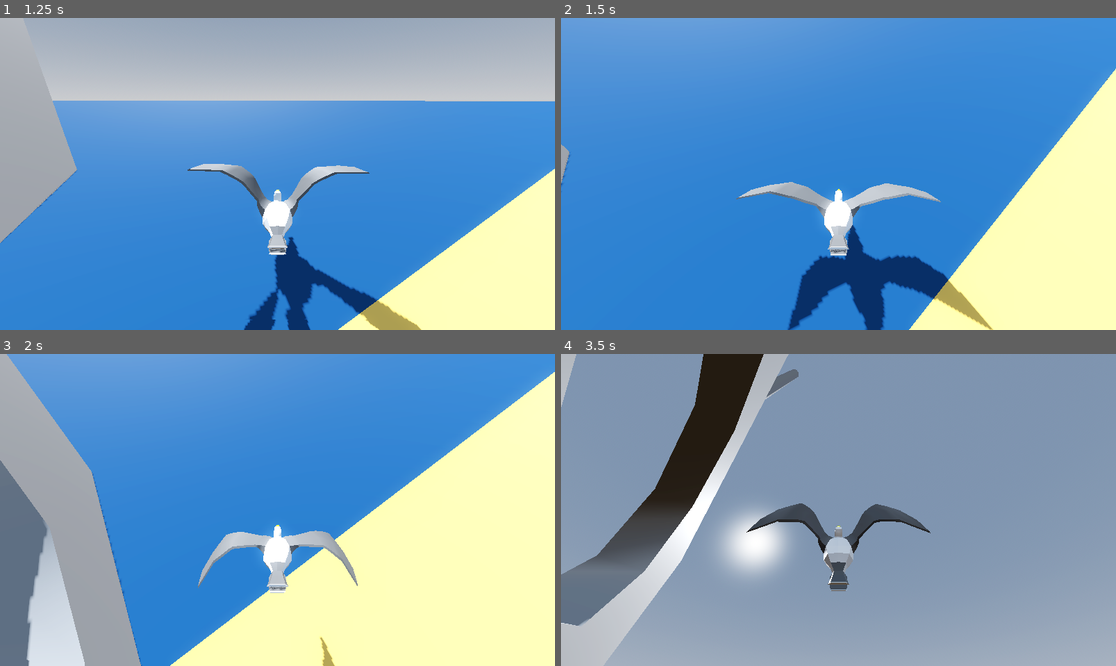
Above: before the commit, frames 1-4 (two rows, left to right).
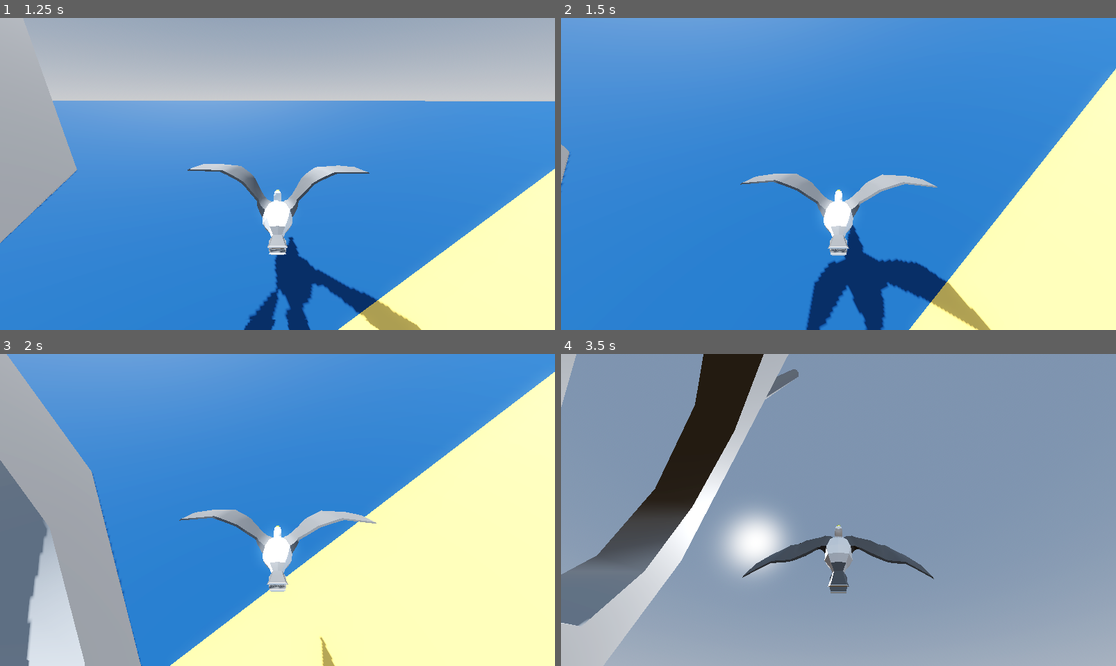
Above: after the commit, the same moments.

Repository: Wiwiweb/StMaloGull
Game: Godot game, scene res://main.tscn
Same seed, same stepped clock (60 frames per second), same inputs: the game is played once before the commit and once after it.
Inputs:
- Up to frame 1 (1.25 s): hold D (move_right) from 0.53 s (still down)
- Up to frame 2 (1.5 s): release D (move_right) at 1.28 s; hold S (move_down) from 1.28 s (still down)
- Up to frame 3 (2 s): keep holding S (move_down)
- Up to frame 4 (3.5 s): release S (move_down) at 2.03 s; hold D (move_right) 2.03-2.78 s; hold W (move_up) from 2.78 s (still down)

Frame 1 is identical in both runs. In frame 2, 3.5% of the frame differs, in the area x 31-78%, y 49-100%; in frame 3, 2.1%; in frame 4, 2.3%.

Commit message:
Stop animation on stun

Diff:
--- a/scenes/player/player.gd
+++ b/scenes/player/player.gd
@@ -6,6 +6,7 @@
 }
 
 @onready var stun_timer : Timer = $StunTimer
+@onready var animation_player : AnimationPlayer = $Seagull_model/AnimationPlayer
 
 @export var forward_velocity : float
 @export var stunned_back_velocity : float
@@ -31,9 +32,11 @@
 func get_stunned() -> void:
 	print("Stunned!")
 	state = State.STUNNED
+	animation_player.stop(true)
 	stun_timer.start()
 
 
 func _on_stun_timer_timeout() -> void:
 	print("Recovered from stun")
+	animation_player.play("Take 001")
 	state = State.IDLE
--- a/scenes/player/player.tscn
+++ b/scenes/player/player.tscn
@@ -18,7 +18,7 @@
 [node name="Camera3D" type="Camera3D" parent="."]
 transform = Transform3D(-4.107526e-08, 0.34202018, -0.9396926, 1.4950174e-08, 0.9396926, 0.34202018, 1, 0, -4.371138e-08, -13.1, 7.6000004, 0)
 
-[node name="Seagull_local" parent="." instance=ExtResource("2_dovo2")]
+[node name="Seagull_model" parent="." instance=ExtResource("2_dovo2")]
 
 [node name="MeshInstance3D" type="MeshInstance3D" parent="."]
 visible = false
--- a/scenes/player/seagull_local.tscn
+++ b/scenes/player/seagull_local.tscn
@@ -256,7 +256,7 @@
 &"Take 001": SubResource("Animation_68lak")
 }
 
-[node name="Seagull_local" type="Node3D"]
+[node name="Seagull_model" type="Node3D"]
 
 [node name="Sketchfab_model" type="Node3D" parent="."]
 transform = Transform3D(-4.9215165e-09, 0, -0.112591185, 0, 0.11259117, 0, 0.11259118, 0, -4.921517e-09, 0, 0, 0)
